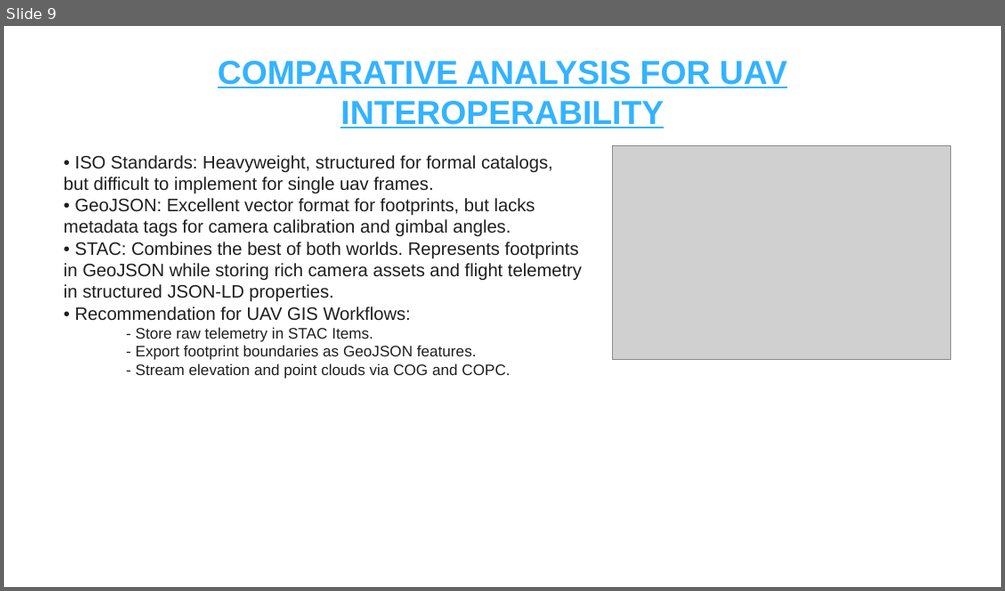
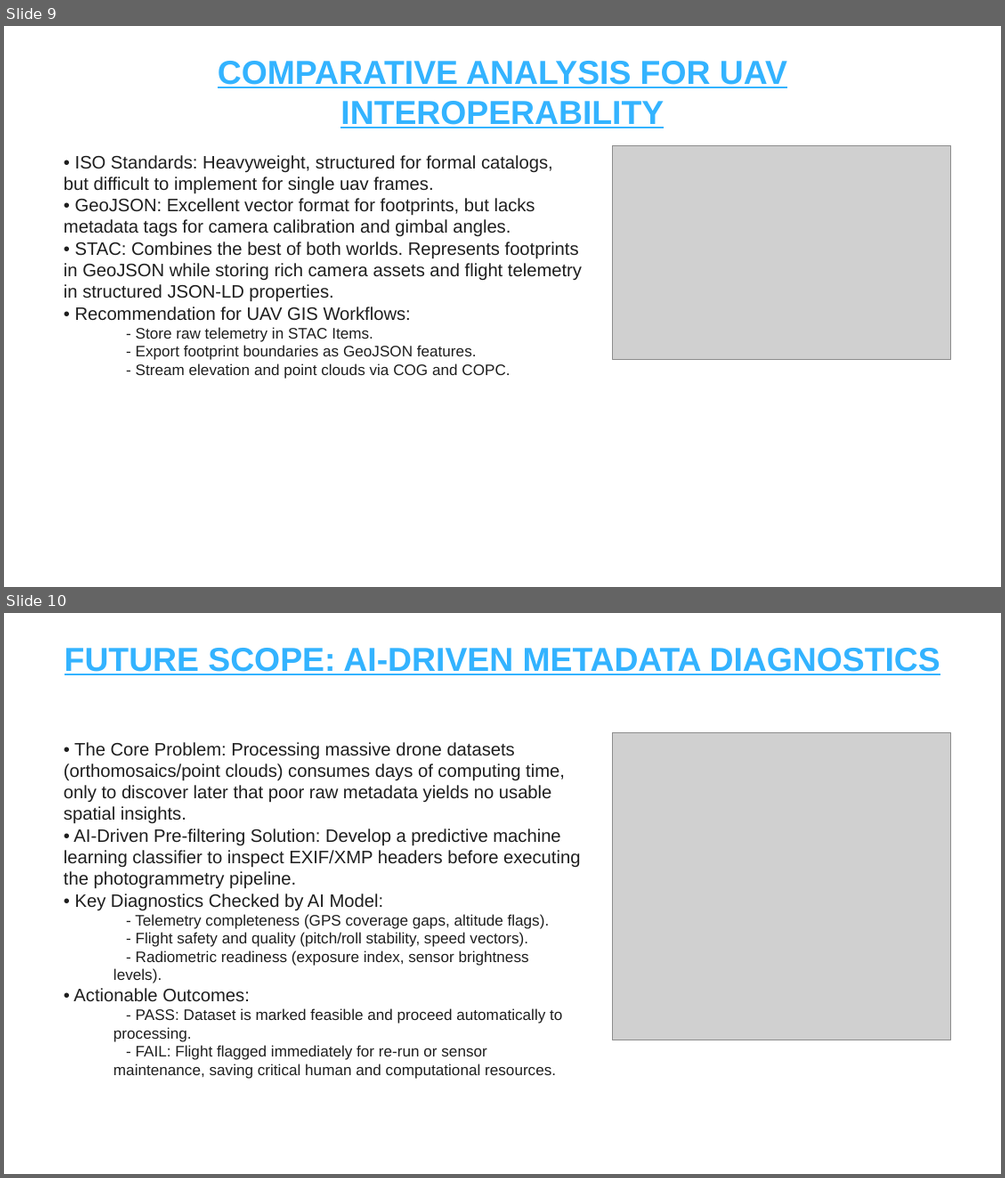
Before and after one commit to kancharlanavyatha/Drone-Footprint-Mapping-using-Qt6, a slide deck: Drone_Footprint_Mapping_and_Metadata_Standards.pptx. Shown one above the other, each under a label of ours: slide 9 before the commit, slides 9 and 10 after it. The pictures are 1005x591 and 1005x1178 pixels, drawn with LibreOffice and Linux fonts; fonts in the diff are those of the drawing; grey boxes stand for pictures. Boxes give left, top, right and bottom in pixels: in the first picture for what was removed or moved away, otherwise in the second. Text is boxed around its words. In the diff, an @@ line names an element or a change of style, - is before the commit and + after.

Commit message:
Add Slide 10: Future Scope AI-driven Metadata Diagnostics and flowchart diagram

```diff
--- a/Drone_Footprint_Mapping_and_Metadata_Standards.pptx
+++ b/Drone_Footprint_Mapping_and_Metadata_Standards.pptx
@@ slide 10 added at box(4, 613, 1001, 1174), background #FFFFFF @@
@@ text added at box(65, 648, 940, 675), 24 pt, text #33B3FF, bold, underline @@
+FUTURE SCOPE: AI-DRIVEN METADATA DIAGNOSTICS
@@ text added at box(64, 742, 580, 1078), 13 pt, text #1E1E1E @@
+• The Core Problem: Processing massive drone datasets (orthomosaics/point clouds) consumes days of computing time, only to discover later that poor raw metadata yields no usable spatial insights.
+• AI-Driven Pre-filtering Solution: Develop a predictive machine learning classifier to inspect EXIF/XMP headers before executing the photogrammetry pipeline.
+• Key Diagnostics Checked by AI Model:
+  - Telemetry completeness (GPS coverage gaps, altitude flags).
+  - Flight safety and quality (pitch/roll stability, speed vectors).
+  - Radiometric readiness (exposure index, sensor brightness levels).
+• Actionable Outcomes:
+  - PASS: Dataset is marked feasible and proceed automatically to processing.
+  - FAIL: Flight flagged immediately for re-run or sensor maintenance, saving critical human and computational resources.
@@ picture added at box(612, 732, 951, 1040) @@
```
